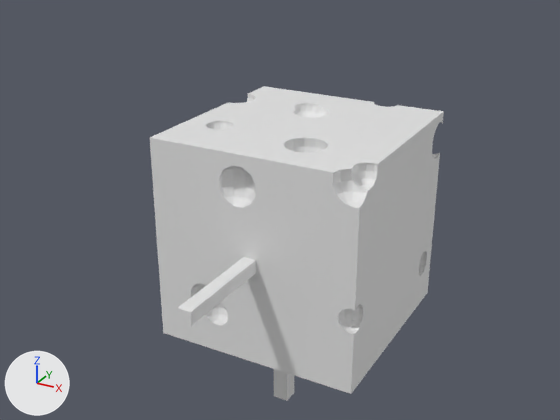
The Blender file Assets/Art/Models/Character/Blend_Character_Cheese_and_Costume.blend, before and after one commit.
Both versions are drawn from a 50 mm camera at (0.0234, -0.0459, 0.0369) aimed at (-0.0027, 0.0014, 0.0132). The lights are fixed; the arrows at lower left show +X, +Y and +Z.

Objects in the first picture: 'FBX_Character_Cheese'.
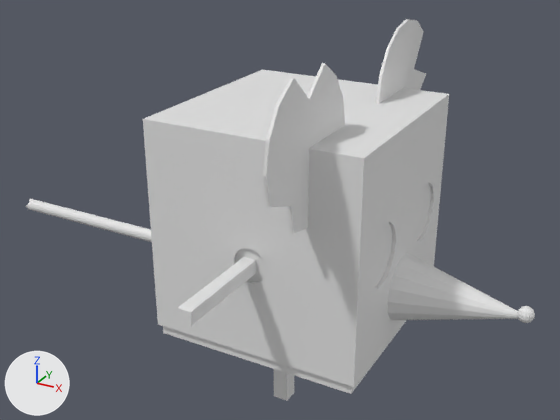
Changed parts and their boxes [x1, y1, x2, y2] in the pictures (560 x 420 px):
```json
{"object": "FBX_Cheese_Mouse", "change": "shown", "after": [26, 19, 535, 387]}
{"object": "FBX_Character_Cheese", "change": "unchanged, covered by the edit", "before": [150, 86, 444, 401], "after": [163, 184, 431, 401]}
```

The change, as JSON lines over the scene's bpy script:
```json
{"op": "remove", "block": "ob_fbx_cheese_mouse", "code": "ob_fbx_cheese_mouse.hide_set(True)"}
```
